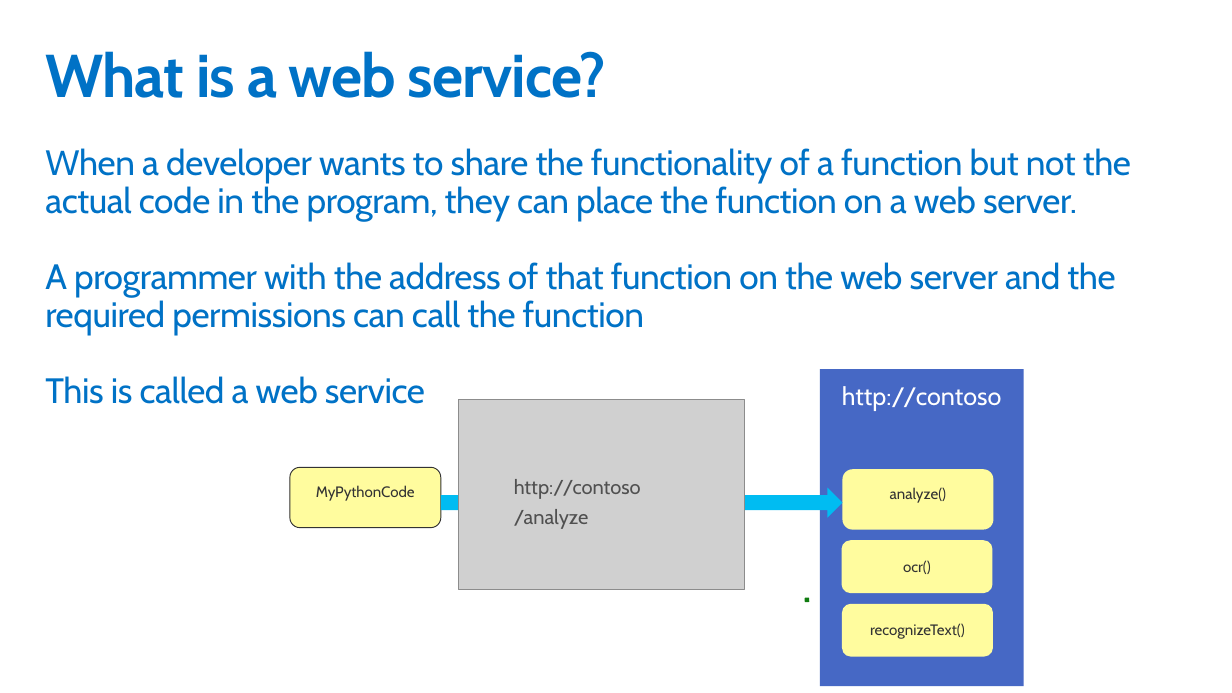
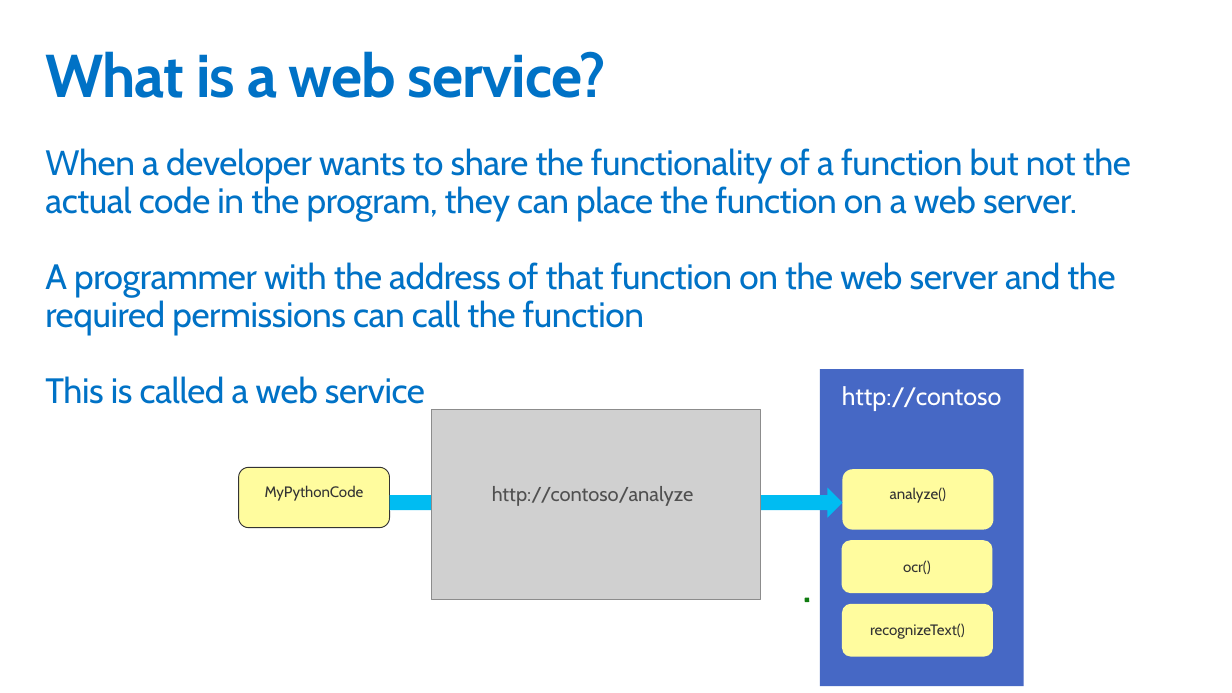
Before and after one commit to GeekTrainer/python-getting-started, a slide deck: slide 2 of Slides/16 - CallingAPI.pptx. Drawn at 1232x693 pixels with LibreOffice and Linux fonts; fonts in the diff are those of the drawing; grey boxes stand for pictures. Boxes give left, top, right and bottom in pixels: in the first picture for what was removed or moved away, otherwise in the second. Text is boxed around its words. In the diff, an @@ line names an element or a change of style, - is before the commit and + after.

```diff
--- a/Slides/16 - CallingAPI.pptx
+++ b/Slides/16 - CallingAPI.pptx
@@ picture: place and size @@
-picture at (459,399,745,589)
+picture at (431,409,760,600)
@@ rounded rectangle "MyPythonCode": place and size @@
-rounded rectangle "MyPythonCode" at (290,467,441,528)
+rounded rectangle "MyPythonCode" at (238,467,390,528)
@@ right arrow: place and size @@
-right arrow at (441,487,842,517)
+right arrow at (390,487,842,517)
@@ text at (492,486,694,506): text changed @@
-http://contoso
-/analyze
+http://contoso/analyze
```
Also in this commit, not shown: 4 other slides changed, 5 other files.
